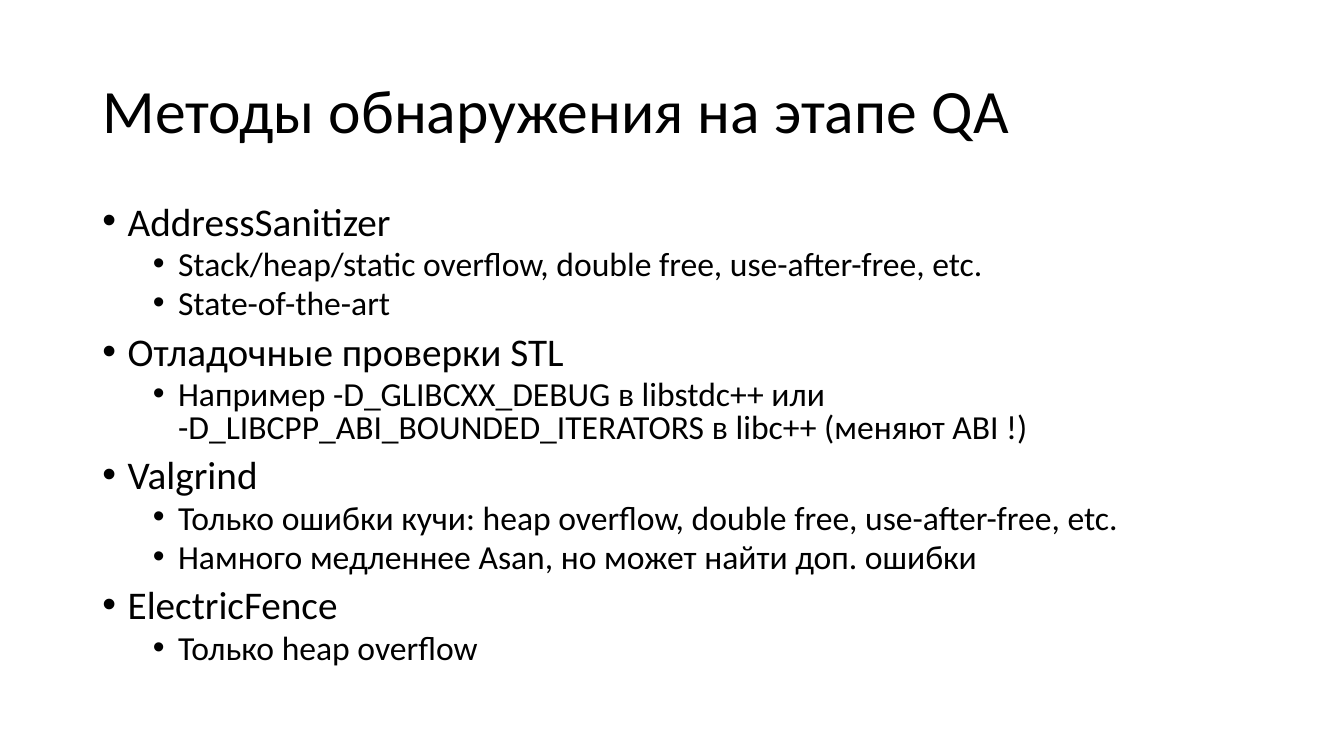
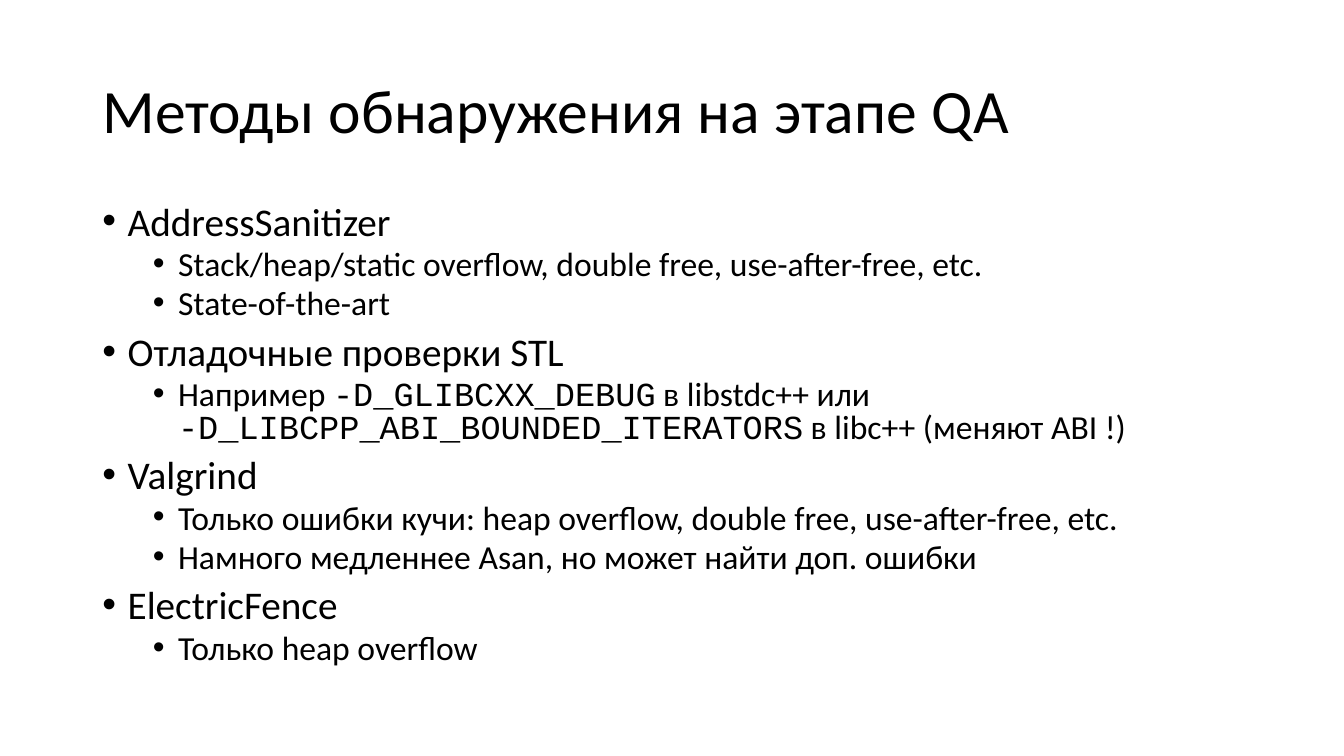
Before and after one commit to yugr/slides, a slide deck: slide 6 of CppZeroCost/2025/RU.pptx. Drawn at 1344x756 pixels with LibreOffice and Linux fonts; fonts in the diff are those of the drawing. Boxes give left, top, right and bottom in pixels: in the first picture for what was removed or moved away, otherwise in the second. Text is boxed around its words. In the diff, an @@ line names an element or a change of style, - is before the commit and + after.

```diff
--- a/CppZeroCost/2025/RU.pptx
+++ b/CppZeroCost/2025/RU.pptx
@@ text at (178, 382, 1097, 444): font Calibri to Courier New in "-D_GLIBCXX_DEBUG -D_LIBCPP_ABI_BOUNDED_ITERATORS" @@
```
Also in this commit, not shown: 2 other slides changed, 1 other file.
